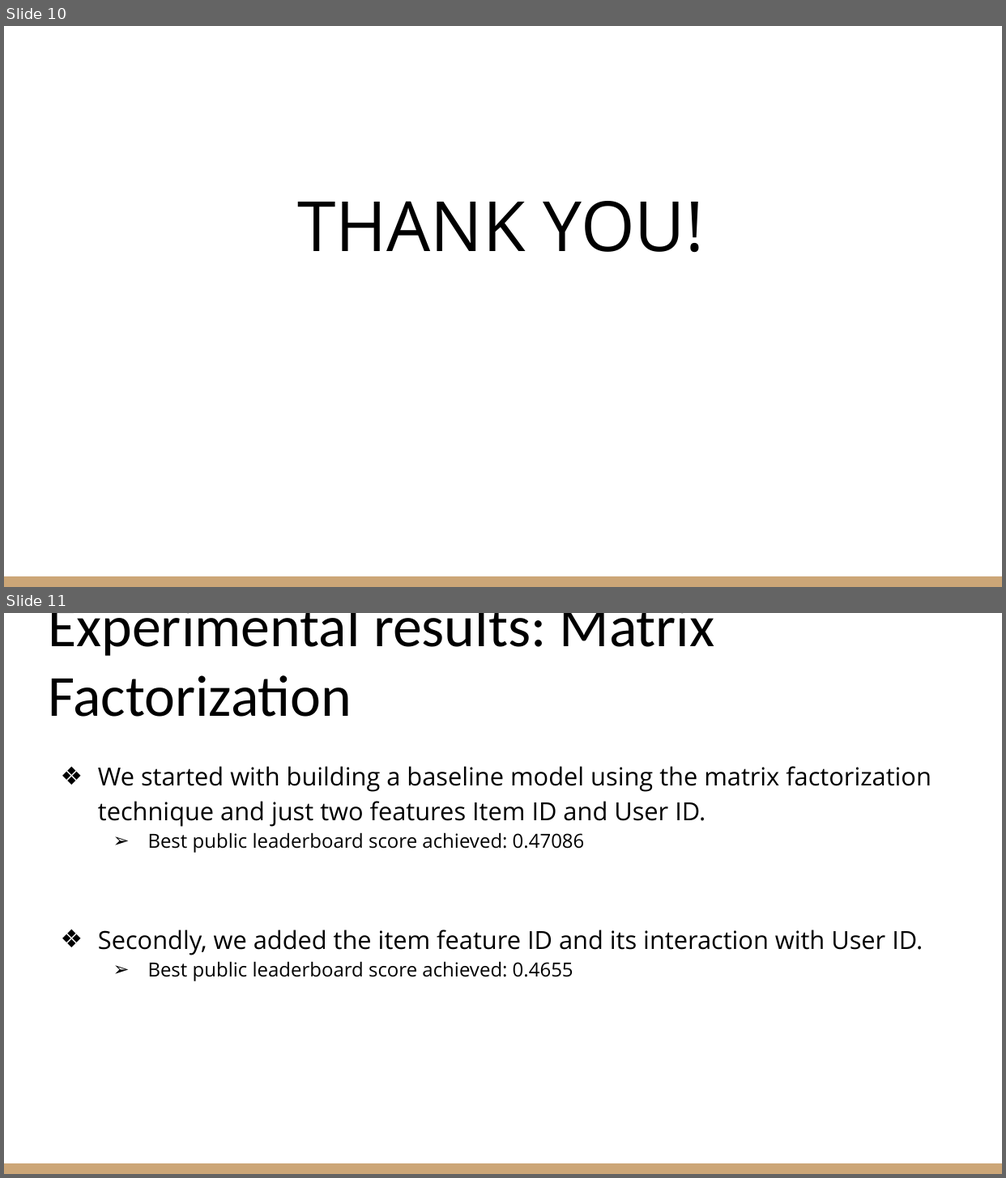
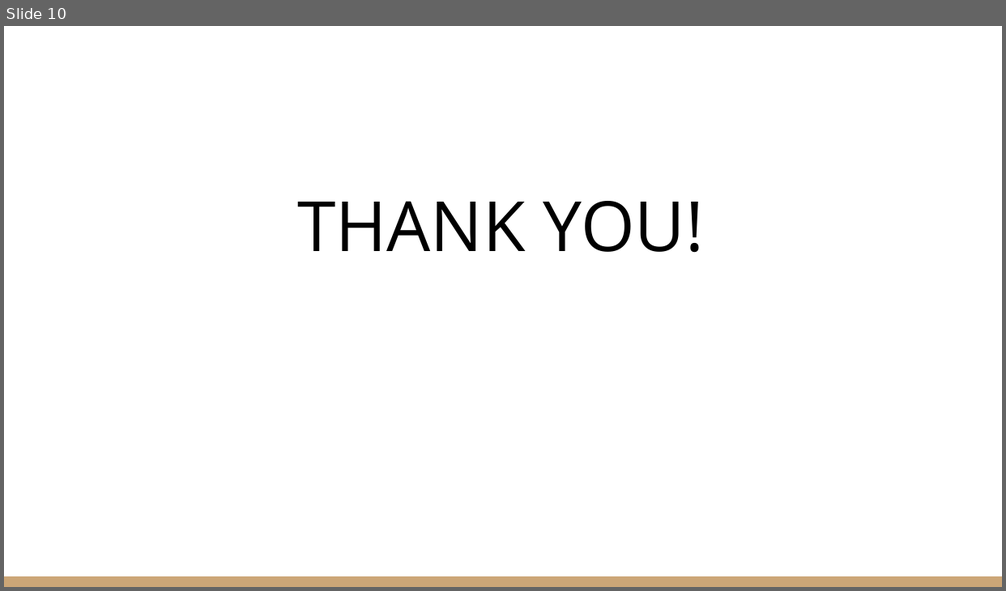
Before and after one commit to chahaksethi/Hotel-Recommendation, a slide deck: Hotel_Recommendation.pptx. Shown one above the other, each under a label of ours: slides 10 and 11 before the commit, slide 10 after it. The pictures are 1006x1178 and 1006x591 pixels, drawn with LibreOffice and Linux fonts; fonts in the diff are those of the drawing. Boxes give left, top, right and bottom in pixels: in the first picture for what was removed or moved away, otherwise in the second. Text is boxed around its words. In the diff, an @@ line names an element or a change of style, - is before the commit and + after.

```diff
--- a/Hotel_Recommendation.pptx
+++ b/Hotel_Recommendation.pptx
@@ slide 11 removed at <box>4,613,1002,1174</box>, background #FFFFFF; not listed: 1 template element that a slide beside it also shows @@
@@ title removed at <box>48,613,715,717</box> @@
-Experimental results: Matrix Factorization
@@ text removed at <box>98,766,931,982</box> @@
-❖ We started with building a baseline model using the matrix factorization technique and just two features Item ID and User ID.
-  ➢ Best public leaderboard score achieved: 0.47086
-❖ Secondly, we added the item feature ID and its interaction with User ID.
-  ➢ Best public leaderboard score achieved: 0.4655
```
Also in this commit, not shown: 2 slides changed, 2 other slides removed.
